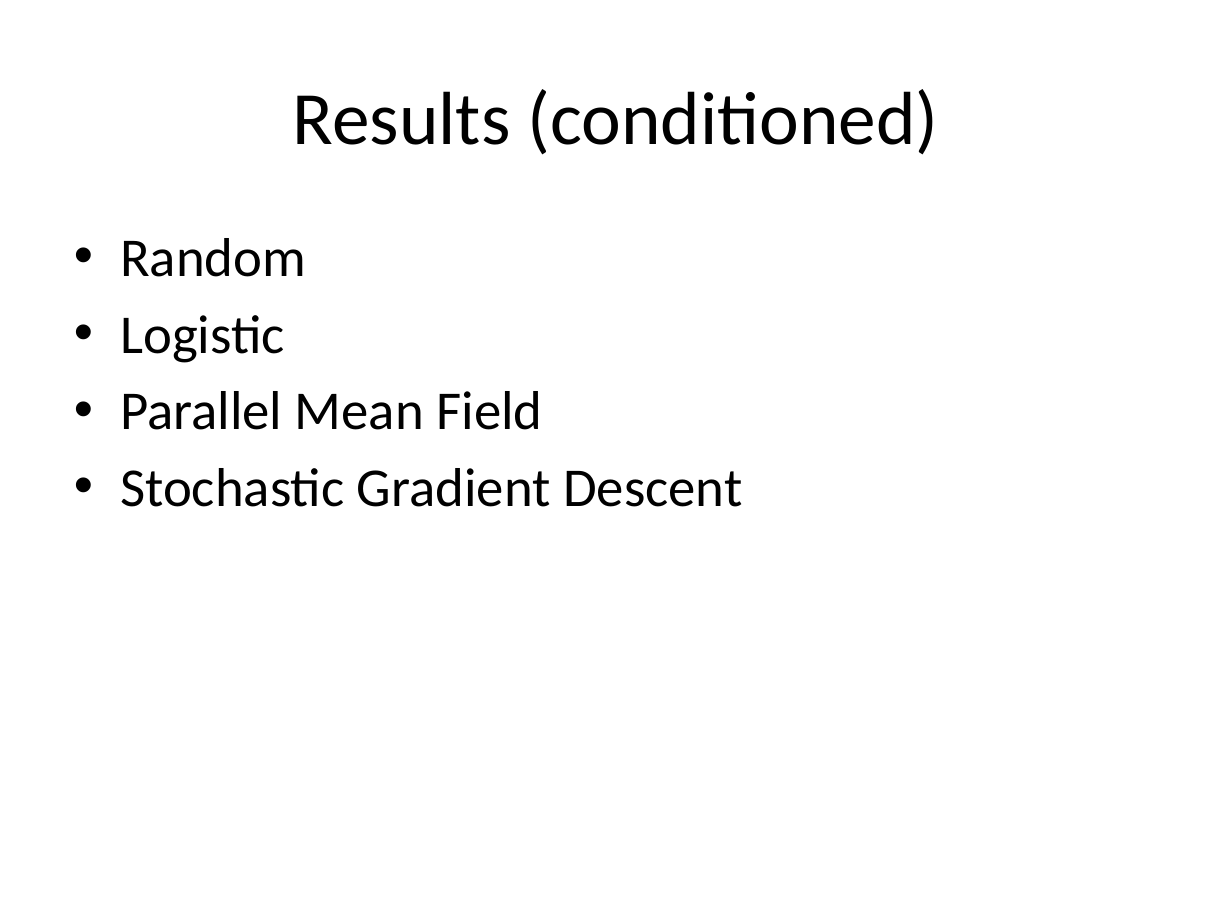
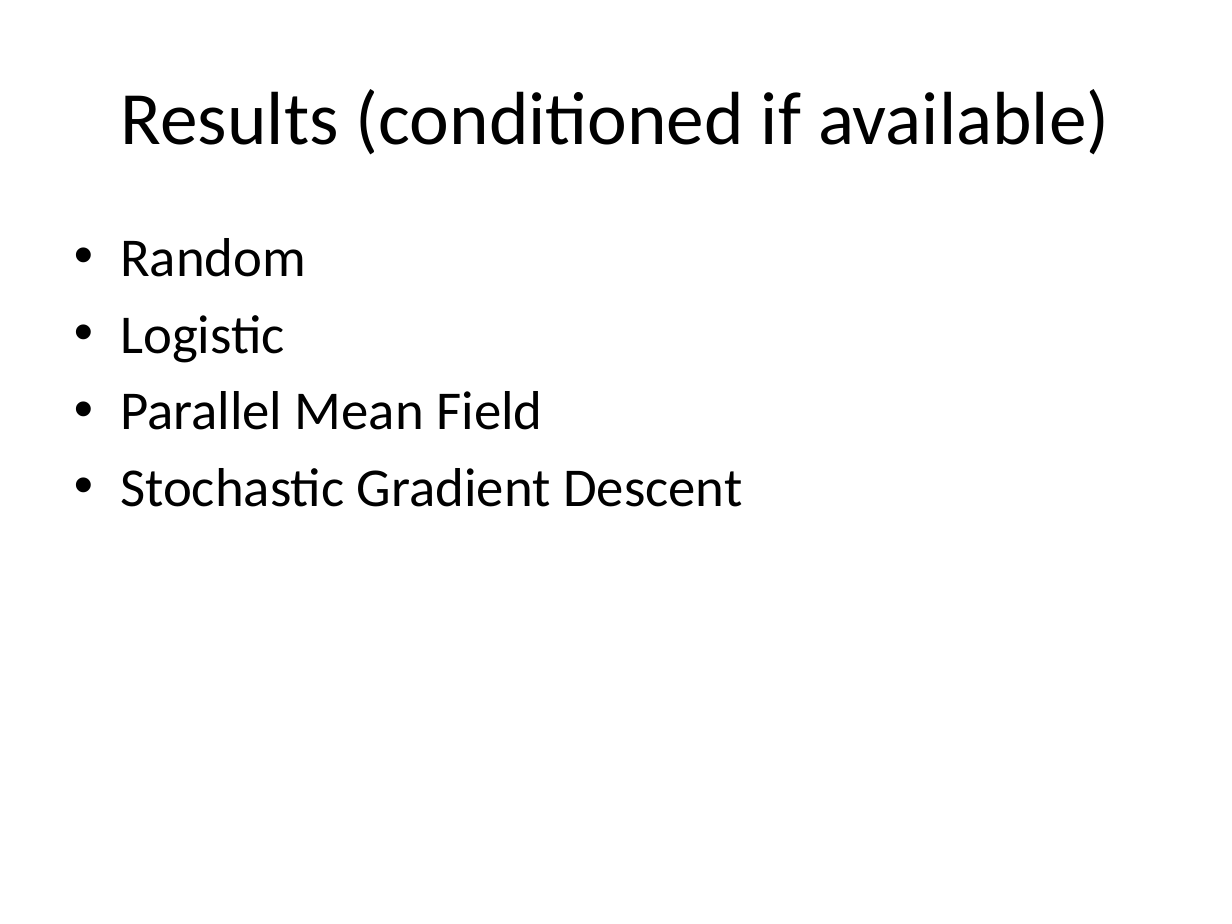
Before and after one commit to edwardclem/protein-graph-structure-learning, a slide deck: slide 14 of docs/presentation.pptx (slide 13 before the commit). Drawn at 1232x924 pixels with LibreOffice and Linux fonts; fonts in the diff are those of the drawing. Boxes give left, top, right and bottom in pixels: in the first picture for what was removed or moved away, otherwise in the second. Text is boxed around its words. In the diff, an @@ line names an element or a change of style, - is before the commit and + after.

Commit message:
added slides

```diff
--- a/docs/presentation.pptx
+++ b/docs/presentation.pptx
@@ title at (121, 89, 1109, 155): text changed @@
-Results (conditioned)
+Results (conditioned if available)
```
Also in this commit, not shown: 1 other slide changed, 2 slides added, 1 slide removed.
